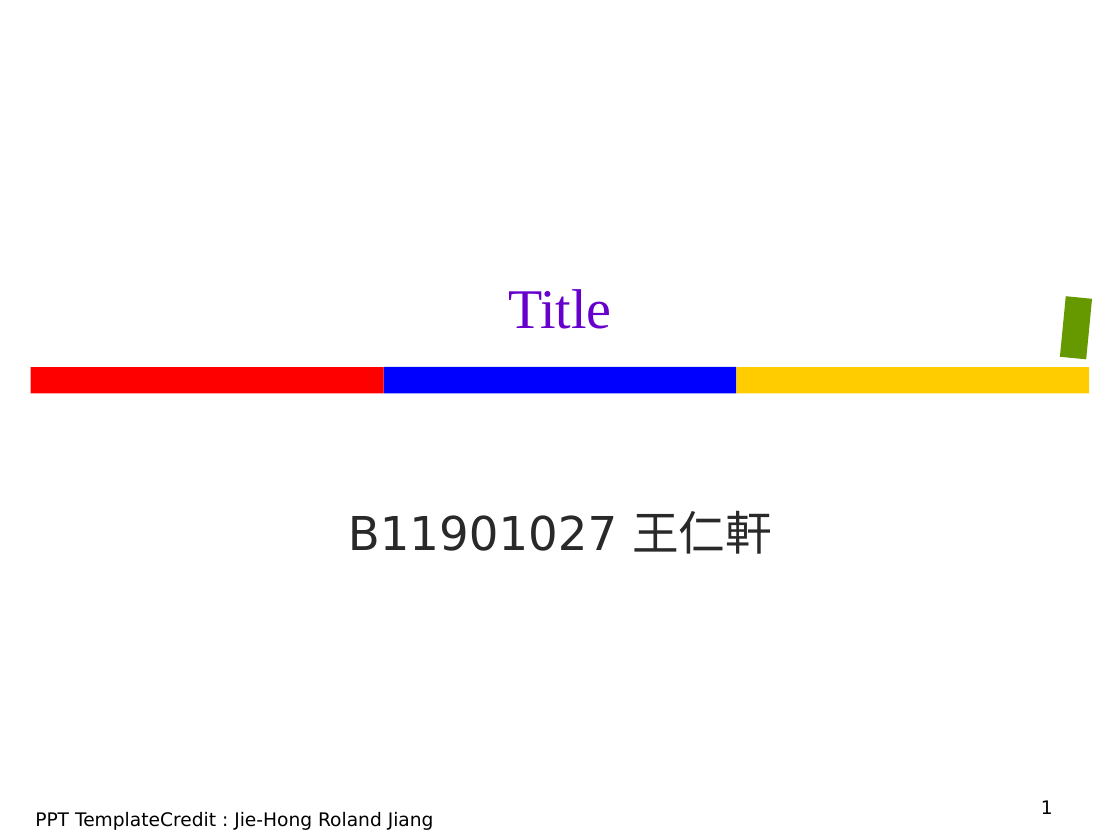
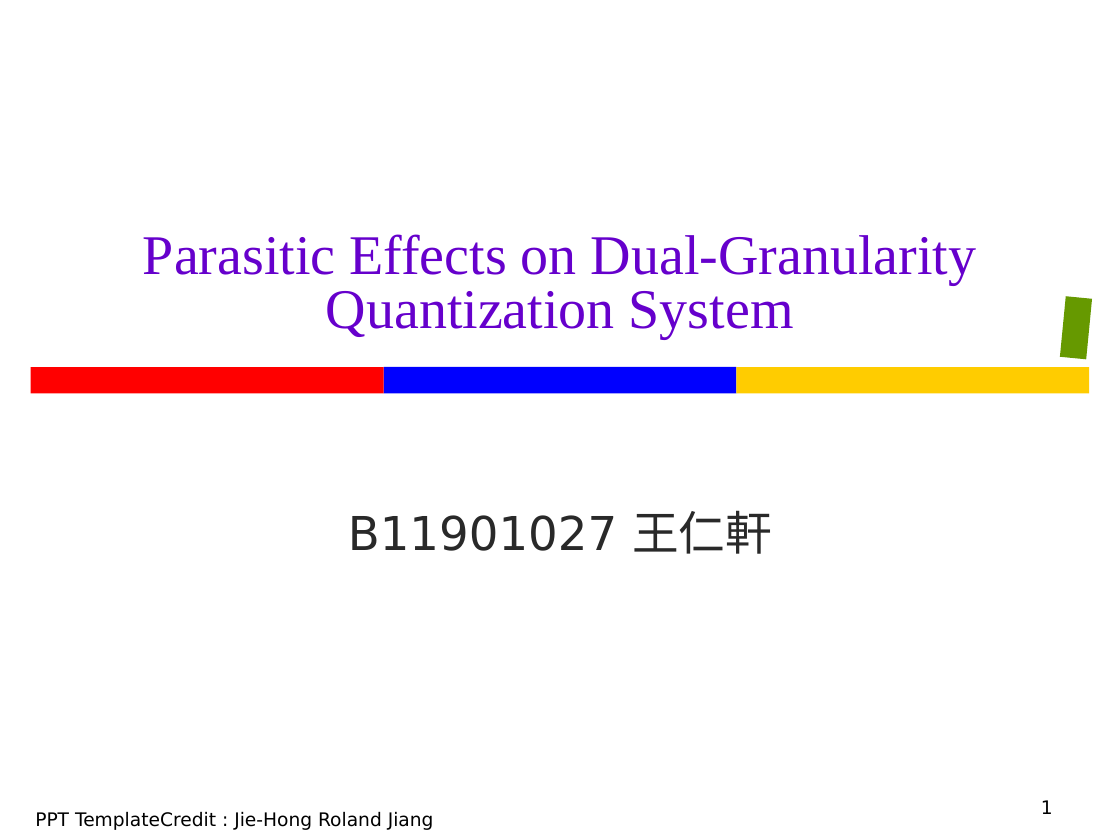
Before and after one commit to Oniontow/TTLiu_Project, a slide deck: slide 1 of dgcq/ppt.pptx. Drawn at 1120x840 pixels with LibreOffice and Linux fonts; fonts in the diff are those of the drawing. Boxes give left, top, right and bottom in pixels: in the first picture for what was removed or moved away, otherwise in the second. Text is boxed around its words. In the diff, an @@ line names an element or a change of style, - is before the commit and + after.

```diff
--- a/dgcq/ppt.pptx
+++ b/dgcq/ppt.pptx
@@ title at bbox=[143, 234, 976, 338]: text changed @@
-Title
+Parasitic Effects on Dual-Granularity Quantization System
```
Also in this commit, not shown: 7 other slides changed.
